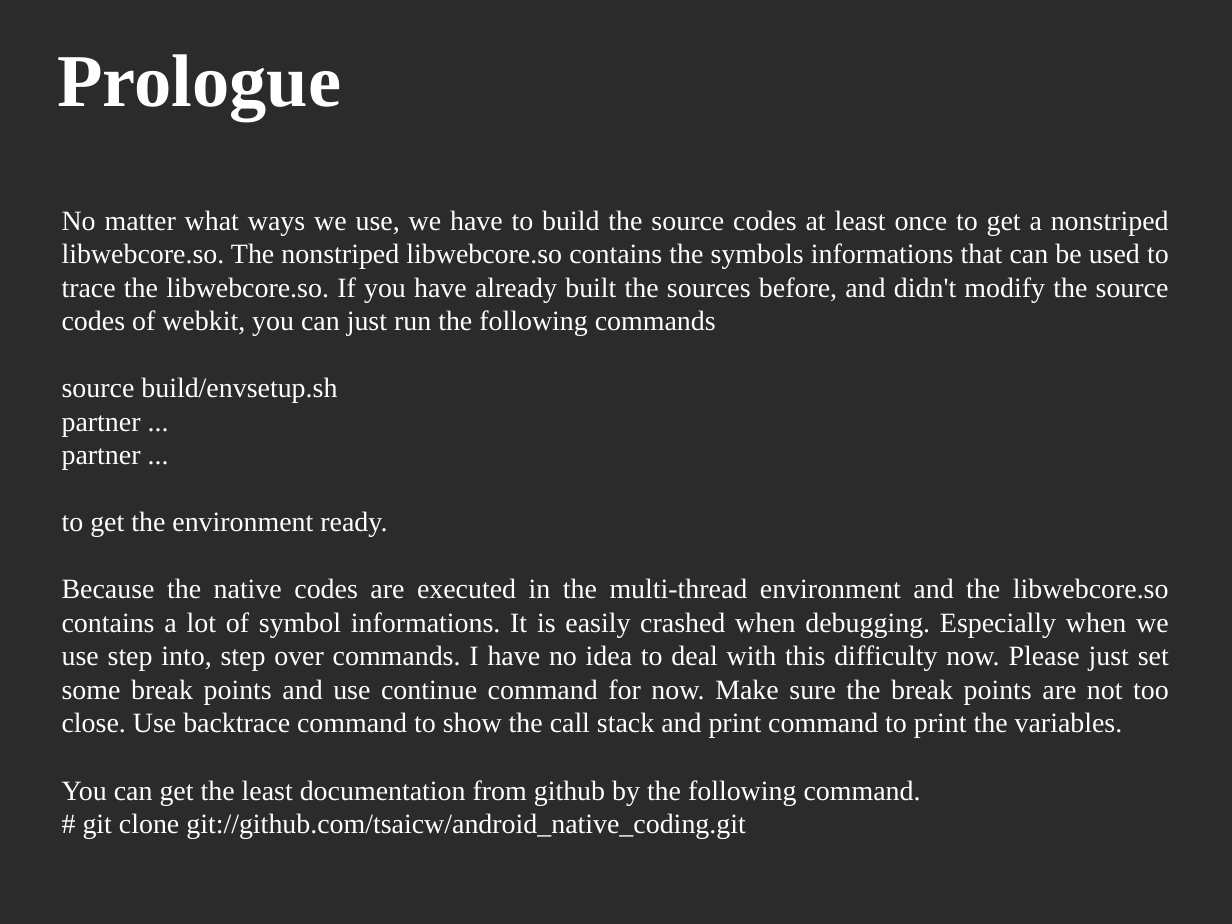
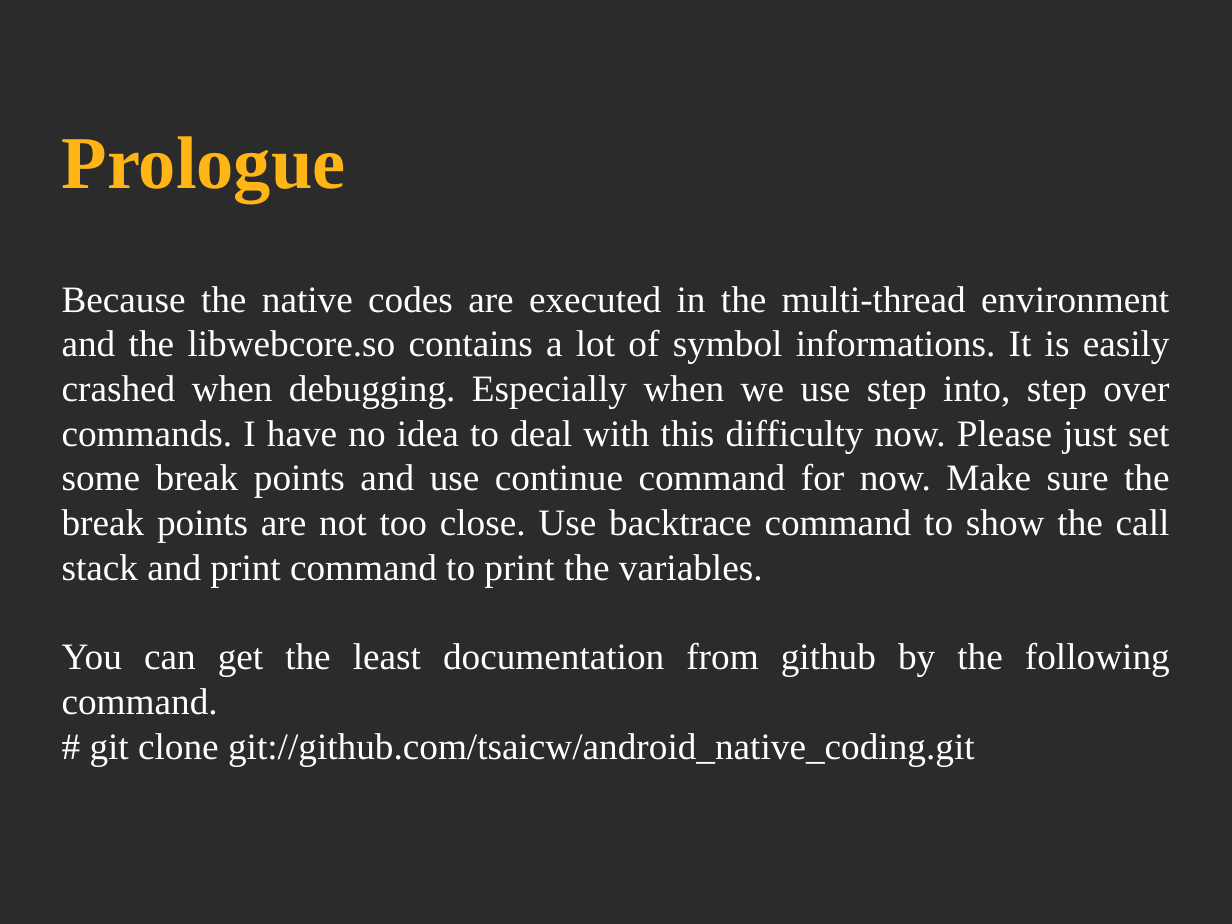
Before and after one commit to tsaicw/android_native_coding, a slide deck: slide 4 of debug_native_code_by_gdb.odp (slide 3 before the commit). Drawn at 1232x924 pixels with LibreOffice and Linux fonts; fonts in the diff are those of the drawing; background and template pictures are left out; a plain dark background stands for a picture behind light text. Boxes give left, top, right and bottom in pixels: in the first picture for what was removed or moved away, otherwise in the second. Text is boxed around its words. In the diff, an @@ line names an element or a change of style, - is before the commit and + after.

Commit message:
Modify the theme and font size of the presentation.

```diff
--- a/debug_native_code_by_gdb.odp
+++ b/debug_native_code_by_gdb.odp
@@ title "Prologue": place and size @@
-title "Prologue" at [57, 54, 341, 121]
+title "Prologue" at [62, 136, 346, 202]
@@ title "Prologue" at [62, 136, 346, 202]: text colour #FFFFFF to #FFB515 @@
@@ subtitle "Because the native codes are ..." at [62, 286, 1170, 766]: size 18 to 24 pt @@
@@ subtitle at [62, 210, 1169, 537]: paragraphs removed @@
-No matter what ways we use, we have to build the source codes at least once to get a nonstriped libwebcore.so. The nonstriped libwebcore.so contains the symbols informations that can be used to trace the libwebcore.so. If you have already built the sources before, and didn't modify the source codes of webkit, you can just run the following commands
-source build/envsetup.sh
-partner ...
-partner ...
-to get the environment ready.
```
Also in this commit, not shown: 7 other slides changed, 3 slides added.
